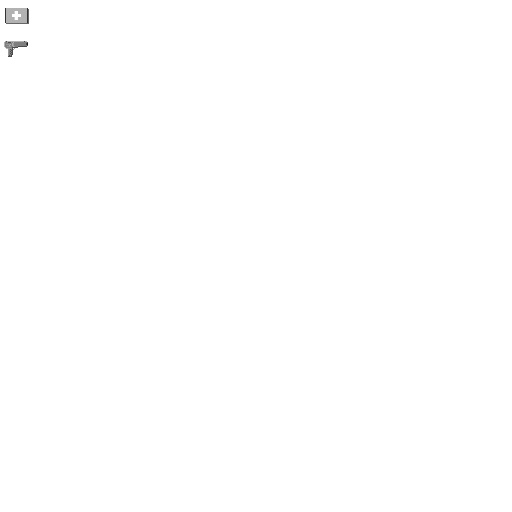
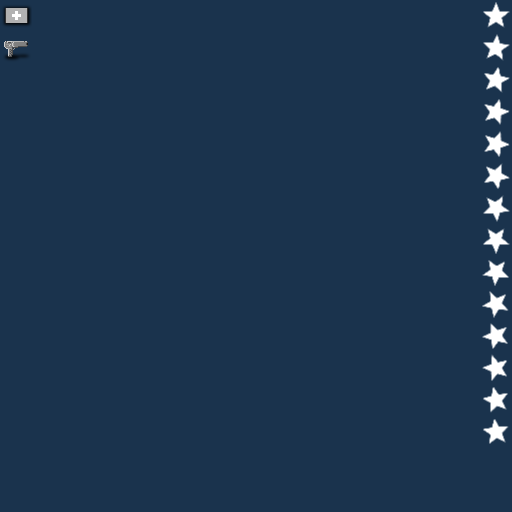
Layers edited between the first and the second 512x512 image:
renamed "Layer #3" to "Highlight", painted on it over box(4, 8, 28, 56)
renamed "Layer #2" to "Base", painted on it over box(4, 2, 510, 444)
added layer "Shadow" above "Background #2" over box(1, 3, 32, 63)
renamed "Layer" to "Background #2", showed it, moved it above "Background #1" over box(0, 0, 512, 512)
renamed "Layer #1" to "Background #1", showed it, painted on it over box(0, 0, 512, 512)
